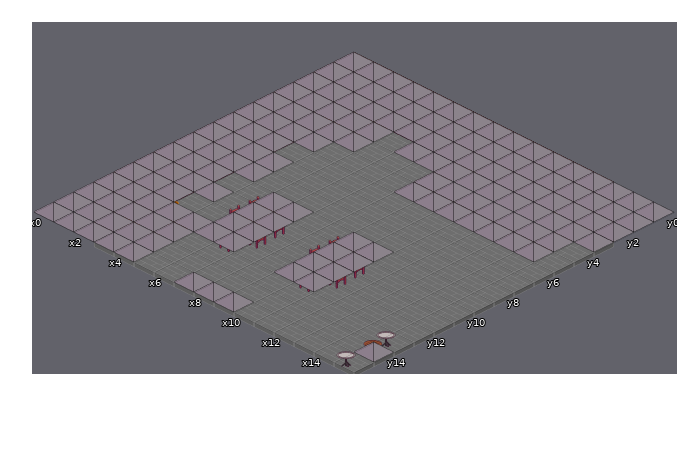
Tiled map: Output/Assets/Maps/Mapa 1.5 Taberna.tmx. Above, as it was before the edit.
Cells are 128x64 px. Isometric: x runs down to the right, y down to the left. Shown: x 0..15, y 0..15.
The same view after the edit:
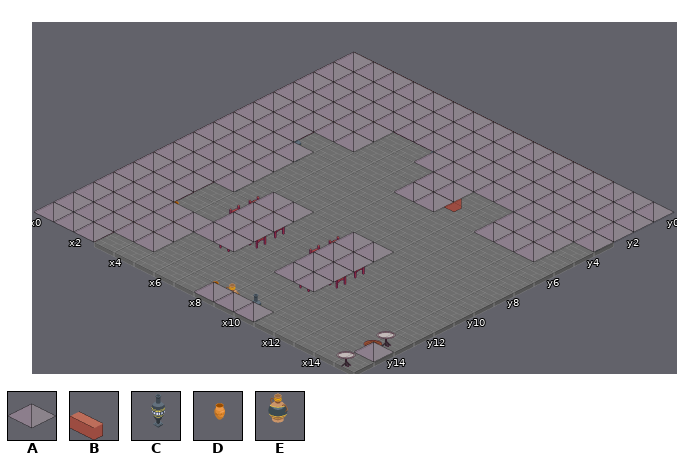
Key: from "128": A 0; from "Level 2": B 6; from "Tileset mapa 3": C 20, D 22, E 23.
_ is an empty cell.
The edit:
Layer "furniture":
Tile C replaces tile A in row 3 at x 7 and 15.
Tile C is added in row 6 at x 3; in row 9 at x 3; in row 15 at x 10.
Tile D replaces tile A in row 15 at x 8.
Tile E replaces tile A in rows 7 to 8 at x 3; in row 15 at x 9.
Tile A is removed in row 3 at x 6; in row 5 at x 3; in row 10 at x 3; in row 15 at x 3 to 4 and 7.
Tile B is removed in row 4 at x 10 to 11.
Layer "Navigation":
Tile A is added in row 3 at x 7 and 15; in rows 6 to 9 at x 3; in row 15 at x 8 to 10.
Tile A is removed in rows 4 to 5 at x 10 to 11.
Boxes around the changes in both pictures, in picture pixels (x1, y1, x2, y2):
changed: (194, 132, 334, 202)
changed: (394, 142, 514, 232)
removed: (94, 232, 154, 262)
changed: (574, 232, 613, 252)
changed: (174, 271, 274, 322)
